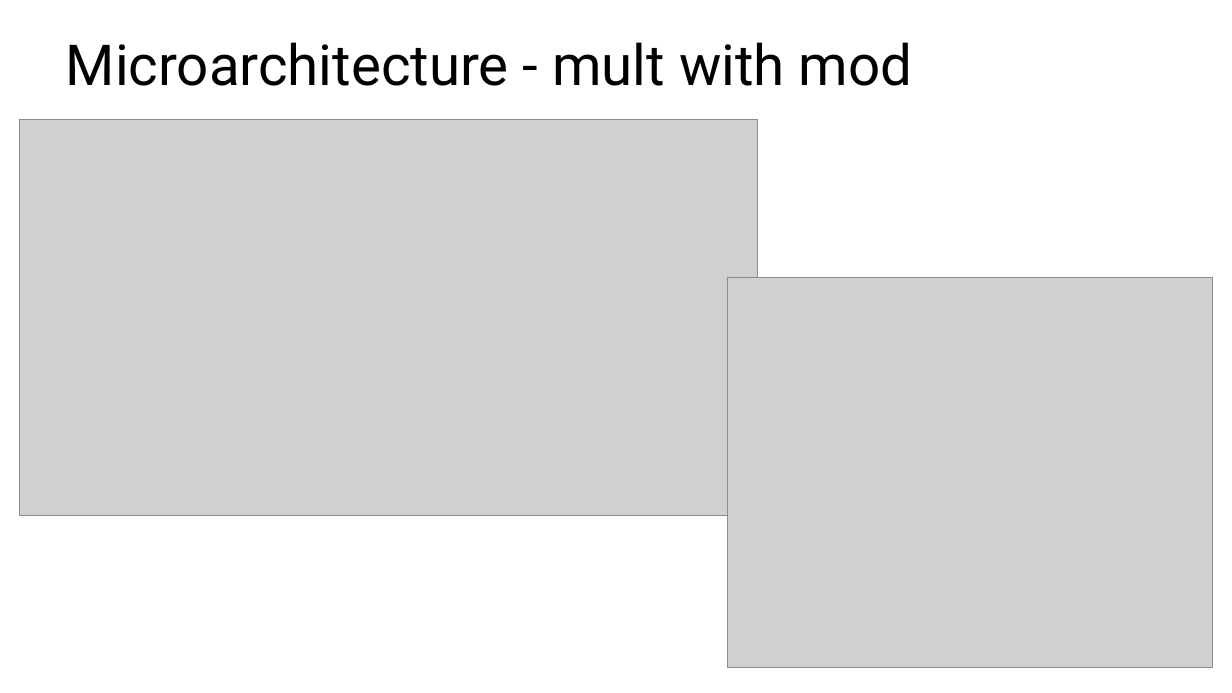
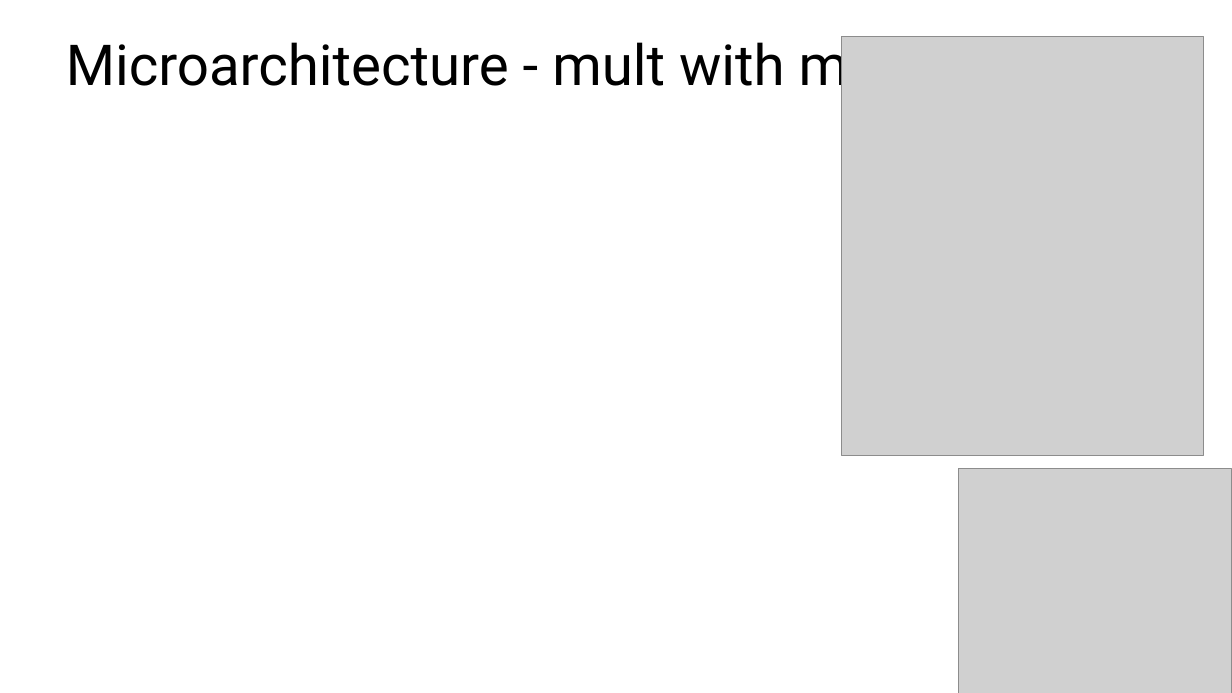
Before and after one commit to Lorangs/TFE4141_Digital_Design_1, a slide deck: slide 4 of TermProject/Microarchitecture_presentation.pptx. Drawn at 1232x693 pixels with LibreOffice and Linux fonts; fonts in the diff are those of the drawing; grey boxes stand for pictures. Boxes give left, top, right and bottom in pixels: in the first picture for what was removed or moved away, otherwise in the second. Text is boxed around its words. In the diff, an @@ line names an element or a change of style, - is before the commit and + after.

Commit message:
fixes to microarcitecture, figures and ppt

```diff
--- a/TermProject/Microarchitecture_presentation.pptx
+++ b/TermProject/Microarchitecture_presentation.pptx
@@ picture added at (842, 36, 1204, 455) @@
@@ picture removed at (19, 119, 758, 515) @@
@@ picture removed at (727, 277, 1213, 667) @@
@@ picture added at (958, 469, 1232, 693) @@
```
Also in this commit, not shown: 1 other slide changed, 5 other files.
